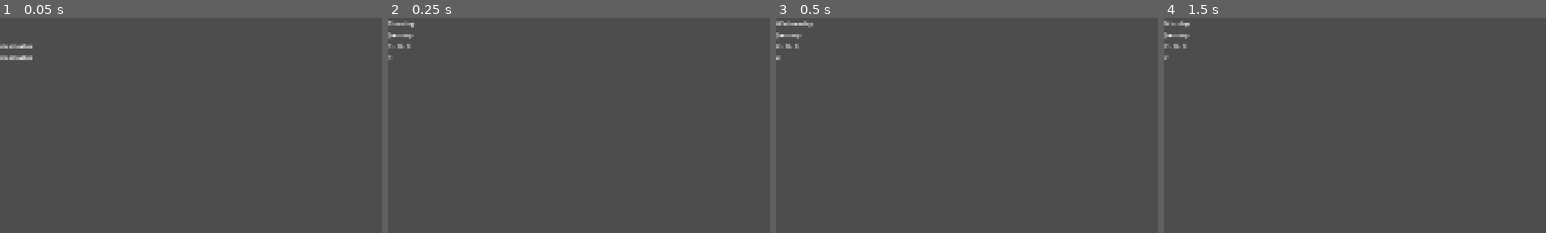
Above: before the commit, frames 1-4 (left to right).
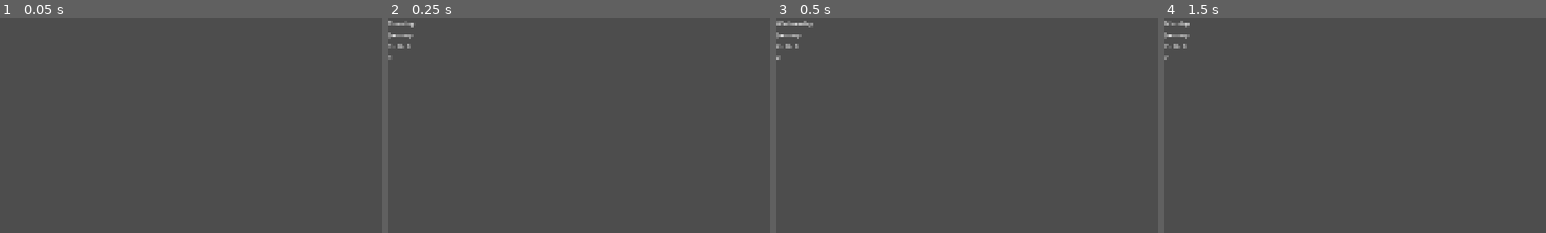
Above: after the commit, the same moments.

Repository: MentaalAchtergesteld/armsdealergame
Game: Godot game, scene res://scenes/main/main.tscn
The game is run twice, just before and just after one commit, with the same random seed, the same clock (stepped at 60 frames per second) and the same inputs.
Inputs (mouse positions are % of the whole screen's width and height, from its top left):
- Up to frame 1 (0.05 s): no input
- Up to frame 2 (0.25 s): no input
- Up to frame 3 (0.5 s): no input
- Up to frame 4 (1.5 s): move the mouse to (72, 45) at 0.52 s; hold D (move_right) 0.53-1.28 s; hold Middle mouse button (drag_camera) 0.53-1.28 s; tap Enter at 1.25 s; move the mouse to (30, 55) at 1.27 s; hold S (move_down) from 1.28 s (still down); tap Mouse wheel up (zoom_in) at 1.35 s
The pictures show only the part of the screen within x 0-50%, y 0-50%; the shares and areas given below are measured in that part.

The runs differ from the first frame. In frame 1, 0.3% of the frame differs, in the area x 0-9%, y 12-20%; in frame 2, nothing differs; in frame 3, nothing differs; in frame 4, nothing differs.

Commit message:
Added the start of companies, made decisions better by adding possibilities for corruption, made country manager.

Diff:
--- /dev/null
+++ b/components/country_manager/country_manager.gd
@@ -0,0 +1,18 @@
+class_name CountryManager
+extends Node
+
+@export var resource_locator: ResourceLocator;
+@export var game_time: GameTime;
+@export var countries: Array[Country] = [];
+
+func _on_day_passed(date: Dictionary) -> void:
+	for country in countries:
+		country.process();
+
+func _ready() -> void:
+	if game_time == null:
+		game_time = resource_locator.get_resource(GameTime);
+	game_time.day_passed.connect(_on_day_passed);
+
+	for country in countries:
+		country.setup(resource_locator);
--- /dev/null
+++ b/resources/company/company.gd
@@ -0,0 +1,6 @@
+class_name Company
+extends Resource
+
+@export var name: String = "Company";
+@export var funds: float = 1000.0;
+@export var stockpile: Dictionary = {};
--- a/resources/country/country.gd
+++ b/resources/country/country.gd
@@ -18,3 +18,6 @@
 	if government != null:
 		government.setup(resource_locator);
 		government.decision_made.connect(_on_decision_made);
+
+func process() -> void:
+	government.process();
--- a/resources/country/democland.tres
+++ b/resources/country/democland.tres
@@ -1,12 +1,16 @@
-[gd_resource type="Resource" script_class="Country" load_steps=2 format=3 uid="uid://nv0e3okkc5dn"]
+[gd_resource type="Resource" script_class="Country" load_steps=3 format=3 uid="uid://nv0e3okkc5dn"]
 
+[ext_resource type="Resource" uid="uid://dk1j64i0elq5g" path="res://resources/government/democracy.tres" id="1_5ojcp"]
 [ext_resource type="Script" uid="uid://b1pokjsb40oi7" path="res://resources/country/country.gd" id="1_ba2do"]
 
 [resource]
 script = ExtResource("1_ba2do")
 name = "Democland"
+funds = 100.0
+stockpile = Dictionary[String, int]({})
 tarrifs = Dictionary[String, float]({
 "rifles": 10.0,
 "tanks": 20.0
 })
+government = ExtResource("1_5ojcp")
 metadata/_custom_type_script = "uid://b1pokjsb40oi7"
--- a/resources/decision/modify_tarrifs.gd
+++ b/resources/decision/modify_tarrifs.gd
@@ -6,11 +6,14 @@
 
 @export var random_range: Vector2 = Vector2(1., 2.);
 
-func execute(country: Country) -> void:
+func execute(country: Country, resource_locator: ResourceLocator) -> void:
+	var tarrif_modification = Utils.truncate(randf_range(random_range.x, random_range.y), 2);
 	if all_tarrifs:
 		for tarrif in country.tarrifs:
-			country.tarrifs[tarrif] += randf_range(random_range.x, random_range.y);
+			country.tarrifs[tarrif] += tarrif_modification;
 	else:
 		for tarrif in tarrifs:
 			if !country.tarrifs.has(tarrif): continue;
-			country.tarrifs[tarrif] += randf_range(random_range.x, random_range.y);
+			country.tarrifs[tarrif] += tarrif_modification;
+
+	print("Applied tarrifs: " + str(tarrif_modification));
--- a/resources/government/democracy.tres
+++ b/resources/government/democracy.tres
@@ -1,33 +1,39 @@
-[gd_resource type="Resource" script_class="Government" load_steps=14 format=3 uid="uid://dk1j64i0elq5g"]
+[gd_resource type="Resource" script_class="Government" load_steps=15 format=3 uid="uid://dk1j64i0elq5g"]
 
 [ext_resource type="Script" uid="uid://dul8cpnbqbw71" path="res://resources/politician/politician.gd" id="1_pxslv"]
 [ext_resource type="Script" uid="uid://cih5hwqhcdu2" path="res://resources/decision/decision.gd" id="2_et8ch"]
+[ext_resource type="Script" uid="uid://cj2ylrvdqo27j" path="res://resources/company/company.gd" id="2_wd4nb"]
 [ext_resource type="Script" uid="uid://xhy283fm6c1" path="res://resources/decision/modify_tarrifs.gd" id="3_et8ch"]
 [ext_resource type="Script" uid="uid://cxrx8djrf8848" path="res://resources/government/government.gd" id="3_wd4nb"]
 
 [sub_resource type="Resource" id="Resource_pxslv"]
 script = ExtResource("1_pxslv")
 name = "Politician 1"
+corruption = Dictionary[ExtResource("2_wd4nb"), float]({})
 metadata/_custom_type_script = "uid://dul8cpnbqbw71"
 
 [sub_resource type="Resource" id="Resource_et8ch"]
 script = ExtResource("1_pxslv")
 name = "Politician 2"
+corruption = Dictionary[ExtResource("2_wd4nb"), float]({})
 metadata/_custom_type_script = "uid://dul8cpnbqbw71"
 
 [sub_resource type="Resource" id="Resource_wd4nb"]
 script = ExtResource("1_pxslv")
 name = "Politician 3"
+corruption = Dictionary[ExtResource("2_wd4nb"), float]({})
 metadata/_custom_type_script = "uid://dul8cpnbqbw71"
 
 [sub_resource type="Resource" id="Resource_eudg2"]
 script = ExtResource("1_pxslv")
 name = "Politician 4"
+corruption = Dictionary[ExtResource("2_wd4nb"), float]({})
 metadata/_custom_type_script = "uid://dul8cpnbqbw71"
 
 [sub_resource type="Resource" id="Resource_841b2"]
 script = ExtResource("1_pxslv")
 name = "Politician 5"
+corruption = Dictionary[ExtResource("2_wd4nb"), float]({})
 metadata/_custom_type_script = "uid://dul8cpnbqbw71"
 
 [sub_resource type="Resource" id="Resource_i2ud1"]
--- a/resources/government/government.gd
+++ b/resources/government/government.gd
@@ -10,6 +10,14 @@
 var resource_locator: ResourceLocator;
 var scheduler: Scheduler;
 
+func get_corruption_map() -> Dictionary[Company, float]:
+	var total := {};
+	for politician in politicians:
+		for company in politician.corruption.keys():
+			total[company] = total.get(company, 0.0) + politician.corruption[company];
+
+	return Utils.normalize_dictionary(total);
+
 func make_decision() -> void:
 	var decision: Decision = possible_decisions.pick_random();
 	if decision == null: return;
@@ -18,3 +26,7 @@
 func setup(resource_locator: ResourceLocator) -> void:
 	self.resource_locator = resource_locator;
 	self.scheduler = resource_locator.get_resource(Scheduler);
+
+func process() -> void:
+	if randf() < 0.1:
+		make_decision();
--- a/resources/politician/politician.gd
+++ b/resources/politician/politician.gd
@@ -2,3 +2,9 @@
 extends Resource
 
 @export var name: String = "Politician";
+
+@export var corruption: Dictionary[Company, float] = {};
+
+func corrupt(company: Company, amount: float) -> void:
+	corruption[company] = corruption.get(company, 0.0) + amount;
+	corruption = Utils.normalize_dictionary(corruption);
--- a/scenes/main/main.gd
+++ b/scenes/main/main.gd
@@ -21,5 +21,4 @@
 	resource_locator.register_resource($GlobalMarket);
 
 	game_time.day_passed.connect(_on_day_passed);
-	scheduler.schedule_in_months(2, func(): game_time.pause());
 	game_time.resume();
--- a/scenes/main/main.tscn
+++ b/scenes/main/main.tscn
@@ -6,6 +6,9 @@
 [ext_resource type="Resource" uid="uid://c4pgg1e7i4urk" path="res://resources/calendar/gregorian.tres" id="3_l3cfh"]
 [ext_resource type="Script" uid="uid://cvswgajda4cht" path="res://components/resource_locator/resource_locator.gd" id="5_6q06x"]
 [ext_resource type="Script" uid="uid://b8uc3nt78dm6g" path="res://components/global_market/global_market.gd" id="6_ow5a4"]
+[ext_resource type="Script" uid="uid://cq867j44f8q50" path="res://components/country_manager/country_manager.gd" id="7_hujxm"]
+[ext_resource type="Script" uid="uid://b1pokjsb40oi7" path="res://resources/country/country.gd" id="8_b1x3f"]
+[ext_resource type="Resource" uid="uid://nv0e3okkc5dn" path="res://resources/country/democland.tres" id="9_a8run"]
 
 [node name="Main" type="Node2D"]
 script = ExtResource("1_k2fmo")
@@ -29,6 +32,13 @@
 script = ExtResource("6_ow5a4")
 metadata/_custom_type_script = "uid://b8uc3nt78dm6g"
 
+[node name="CountryManager" type="Node" parent="." node_paths=PackedStringArray("resource_locator", "game_time")]
+script = ExtResource("7_hujxm")
+resource_locator = NodePath("../ResourceLocator")
+game_time = NodePath("../GameTime")
+countries = Array[ExtResource("8_b1x3f")]([ExtResource("9_a8run")])
+metadata/_custom_type_script = "uid://cq867j44f8q50"
+
 [node name="CanvasLayer" type="CanvasLayer" parent="."]
 
 [node name="VBoxContainer" type="VBoxContainer" parent="CanvasLayer"]
@@ -43,8 +53,6 @@
 
 [node name="Date" type="Label" parent="CanvasLayer/VBoxContainer"]
 layout_mode = 2
-text = "dsadsadas"
 
 [node name="TotalDays" type="Label" parent="CanvasLayer/VBoxContainer"]
 layout_mode = 2
-text = "dsadsadas"
--- a/utils/utils.gd
+++ b/utils/utils.gd
@@ -1,8 +1,26 @@
 class_name Utils
-extends Node
+extends RefCounted
 
 static func enum_value_to_string(enum_dict: Dictionary, value: int) -> String:
 	for key in enum_dict.keys():
 		if enum_dict[key] == value:
 			return str(key)
 	return "Unknown"
+
+static func normalize_dictionary(dictionary: Dictionary) -> Dictionary:
+	var max_val := 0.0;
+	for v in dictionary.values():
+		max_val = max(max_val, v);
+
+	var normalized := {};
+	for key in dictionary.keys():
+		if max_val > 0.0:
+			normalized[key] = dictionary[key] / max_val;
+		else:
+			normalized[key] = 0.0;
+
+	return normalized;
+
+static func truncate(value: float, decimals: int) -> float:
+	var factor = pow(10, decimals);
+	return floor(value * factor) / factor;
Not shown, added: components/country_manager/country_manager.gd.uid
Not shown, added: resources/company/company.gd.uid
Not shown: 1 places in scenes/main/main.tscn that only renumber resources
